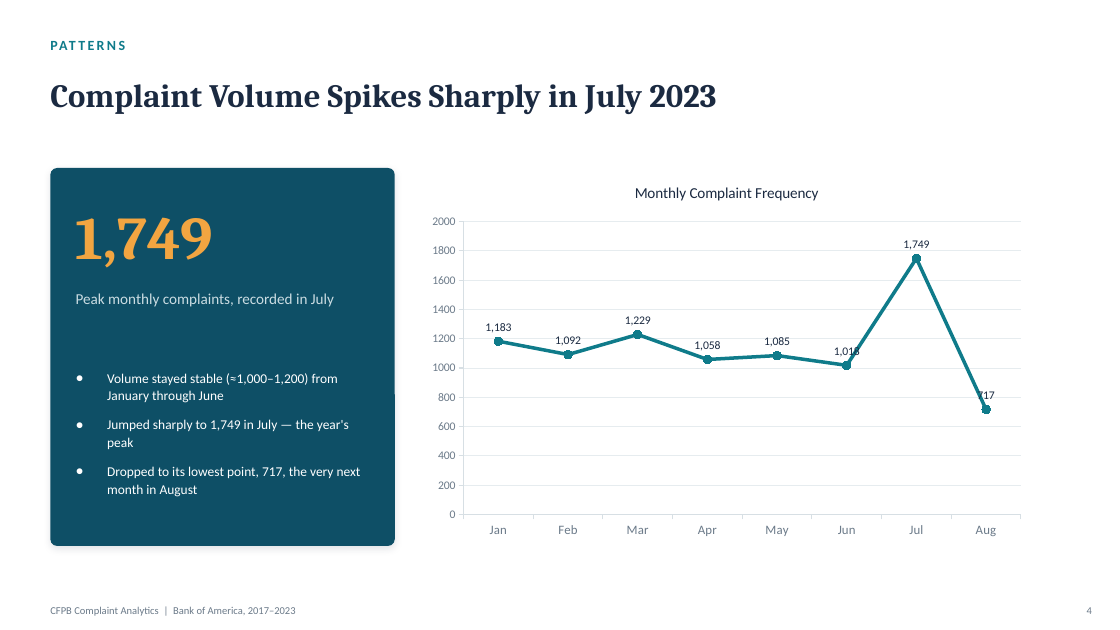
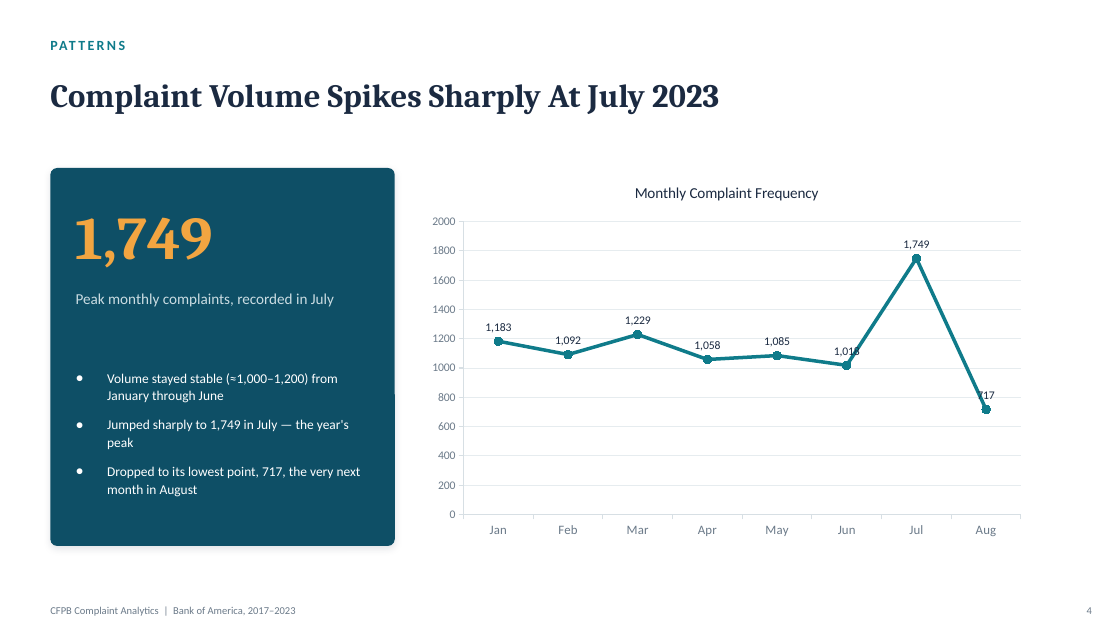
Before and after one commit to muchammadwr/consumer-financial-protection-bureau, a slide deck: slide 4 of Presentation.pptx. Drawn at 1120x630 pixels with LibreOffice and Linux fonts; fonts in the diff are those of the drawing. Boxes give left, top, right and bottom in pixels: in the first picture for what was removed or moved away, otherwise in the second. Text is boxed around its words. In the diff, an @@ line names an element or a change of style, - is before the commit and + after.

```diff
--- a/Presentation.pptx
+++ b/Presentation.pptx
@@ text at (50,84,719,114): text changed @@
-Complaint Volume Spikes Sharply in July 2023
+Complaint Volume Spikes Sharply At July 2023
```
Also in this commit, not shown: 1 other slide changed, 2 other files.
